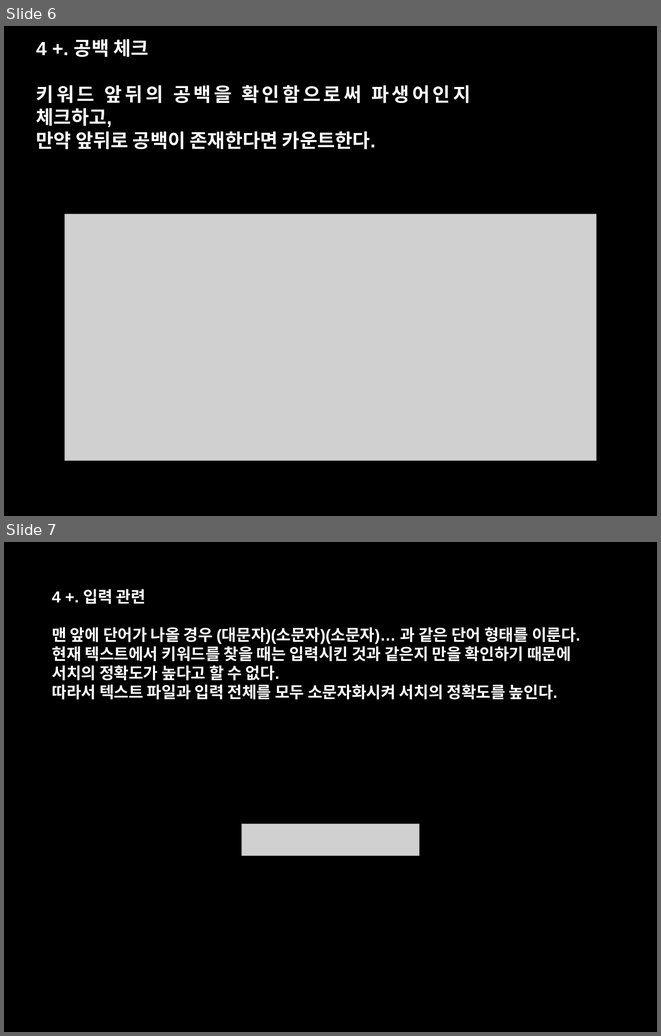
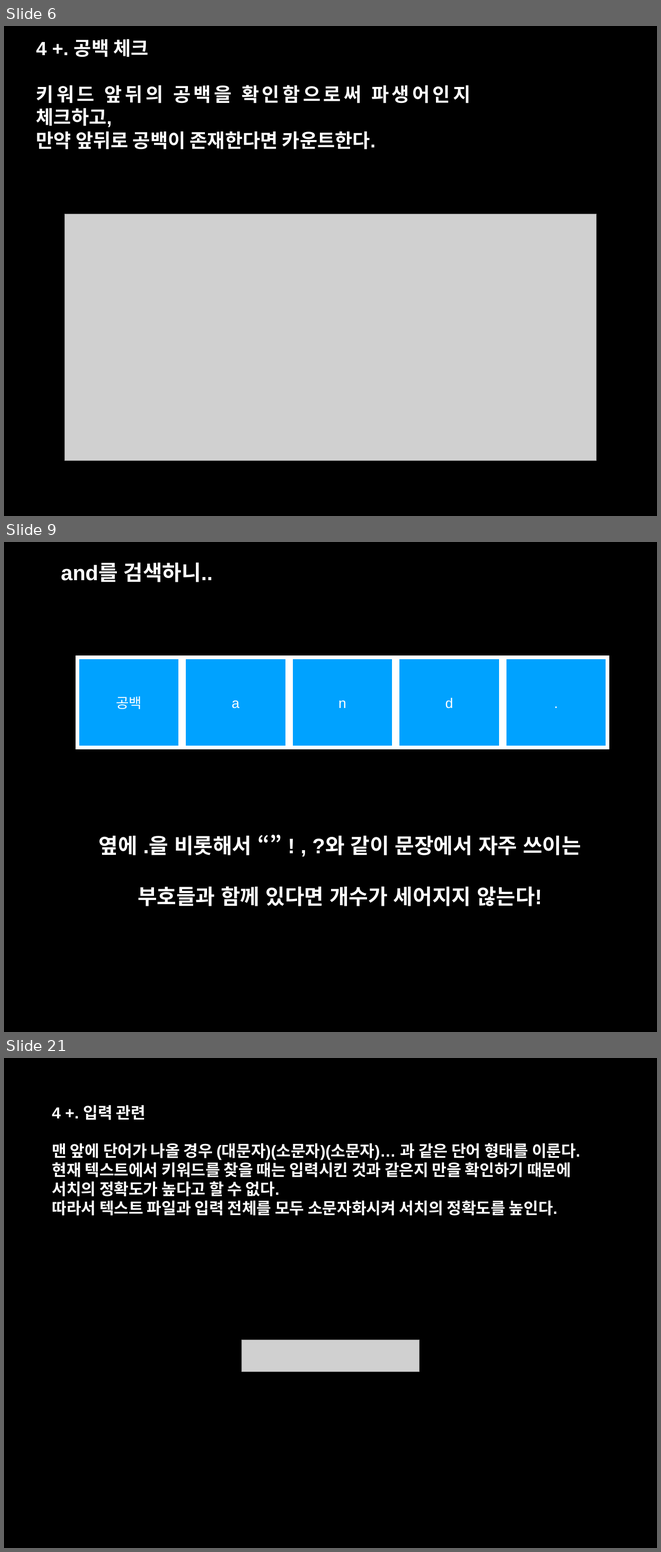
Before and after one commit to Jw-Bluayer/softwareprogramming, a slide deck: Implementation & evaluation 20172774 송정우.pptx. Shown one above the other, each under a label of ours: slides 6 and 7 before the commit, slides 6, 9 and 21 after it; the slides between them are not shown. The pictures are 661x1036 and 661x1552 pixels, drawn with LibreOffice and Linux fonts; fonts in the diff are those of the drawing; grey boxes stand for pictures. Boxes give left, top, right and bottom in pixels: in the first picture for what was removed or moved away, otherwise in the second. Text is boxed around its words. In the diff, an @@ line names an element or a change of style, - is before the commit and + after.

```diff
--- a/Implementation & evaluation 20172774 송정우.pptx
+++ b/Implementation & evaluation 20172774 송정우.pptx
@@ slide 9 added at (4,542,657,1032), background #000000 @@
@@ text added at (61,562,213,582), 33 pt, text #FFFFFF, bold @@
+and를 검색하니..
@@ rectangle added at (78,657,180,747), fill #00A2FF, outline #FFFFFF 6 pt, 22 pt, text #FFFFFF @@
+공백
@@ rectangle added at (184,657,287,747), fill #00A2FF, outline #FFFFFF 6 pt, 22 pt, text #FFFFFF @@
+a
@@ rectangle added at (291,657,394,747), fill #00A2FF, outline #FFFFFF 6 pt, 22 pt, text #FFFFFF @@
+n
@@ rectangle added at (398,657,501,747), fill #00A2FF, outline #FFFFFF 6 pt, 22 pt, text #FFFFFF @@
+d
@@ rectangle added at (504,657,607,747), fill #00A2FF, outline #FFFFFF 6 pt, 22 pt, text #FFFFFF @@
+.
@@ text added at (99,835,581,906), 33 pt, text #FFFFFF, bold @@
+옆에 .을 비롯해서 “” ! , ?와 같이 문장에서 자주 쓰이는
+부호들과 함께 있다면 개수가 세어지지 않는다!
@@ what was slide 7 is now slide 21 @@
```
Also in this commit, not shown: 4 slides changed, 24 other slides added, 1 other file.
